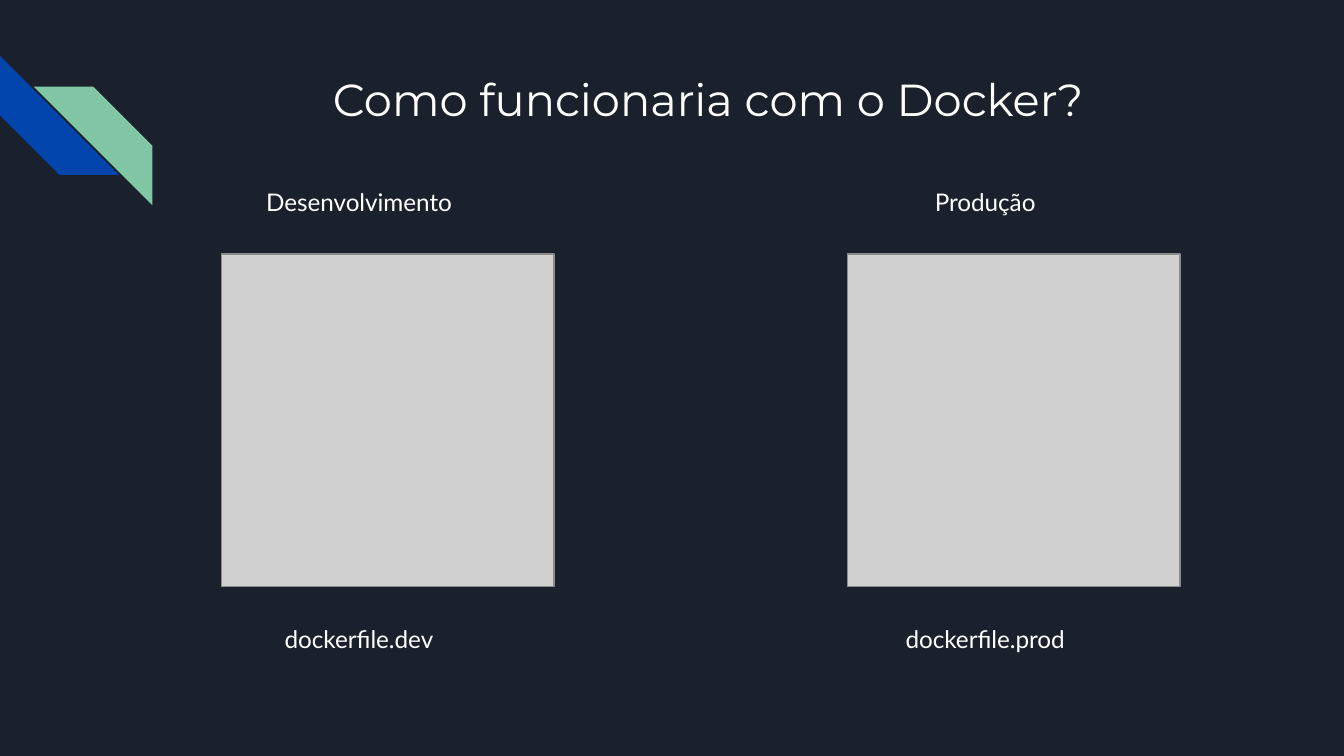
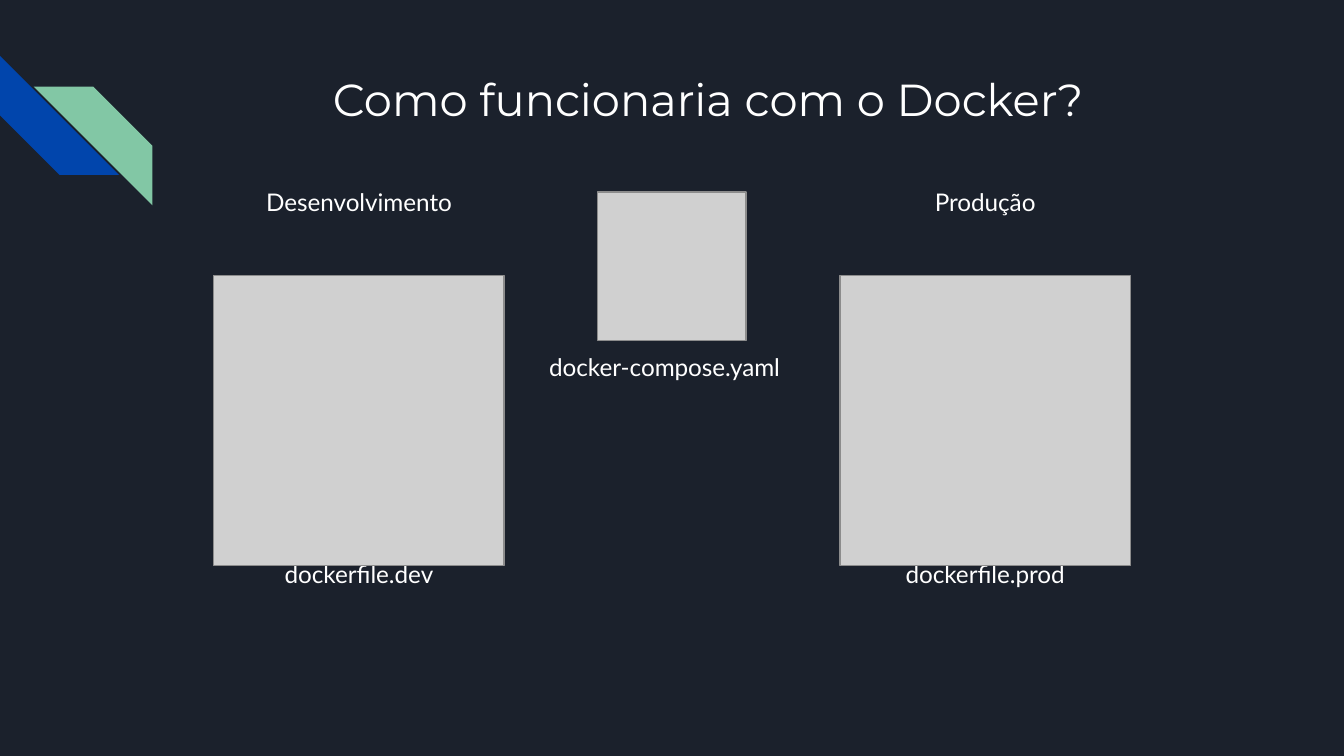
Before and after one commit to RafaelCecchin/aula-docker, a slide deck: slide 12 of slides/Introdução ao Docker.pptx. Drawn at 1344x756 pixels with LibreOffice and Linux fonts; fonts in the diff are those of the drawing; grey boxes stand for pictures. Boxes give left, top, right and bottom in pixels: in the first picture for what was removed or moved away, otherwise in the second. Text is boxed around its words. In the diff, an @@ line names an element or a change of style, - is before the commit and + after.

```diff
--- a/slides/Introdução ao Docker.pptx
+++ b/slides/Introdução ao Docker.pptx
@@ picture: place and size @@
-picture at box(222, 254, 554, 586)
+picture at box(598, 192, 747, 341)
@@ picture added at box(214, 276, 504, 566) @@
@@ picture: place and size @@
-picture at box(848, 254, 1180, 586)
+picture at box(840, 276, 1130, 566)
@@ text added at box(549, 358, 780, 380), 13 pt, text #FFFFFF @@
+docker-compose.yaml
@@ text "dockerfile.dev": place and size @@
-text "dockerfile.dev" at box(285, 630, 434, 648)
+text "dockerfile.dev" at box(285, 562, 434, 583)
@@ text "dockerfile.prod": place and size @@
-text "dockerfile.prod" at box(906, 630, 1065, 652)
+text "dockerfile.prod" at box(906, 562, 1065, 587)
```
Also in this commit, not shown: 14 other slides changed, 3 slides added, 1 other file.
